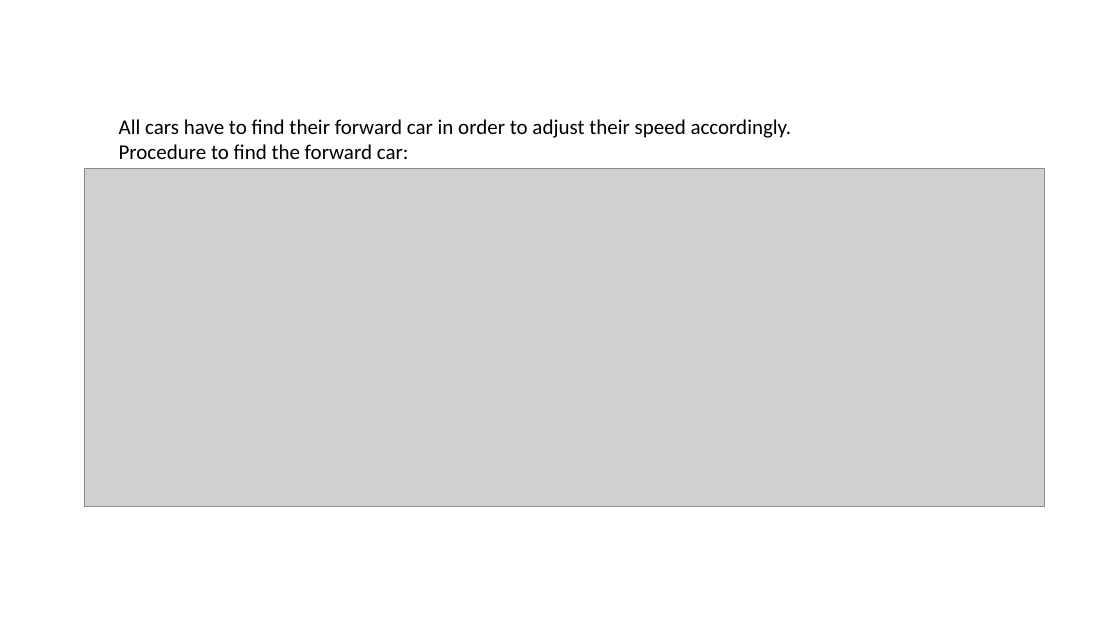
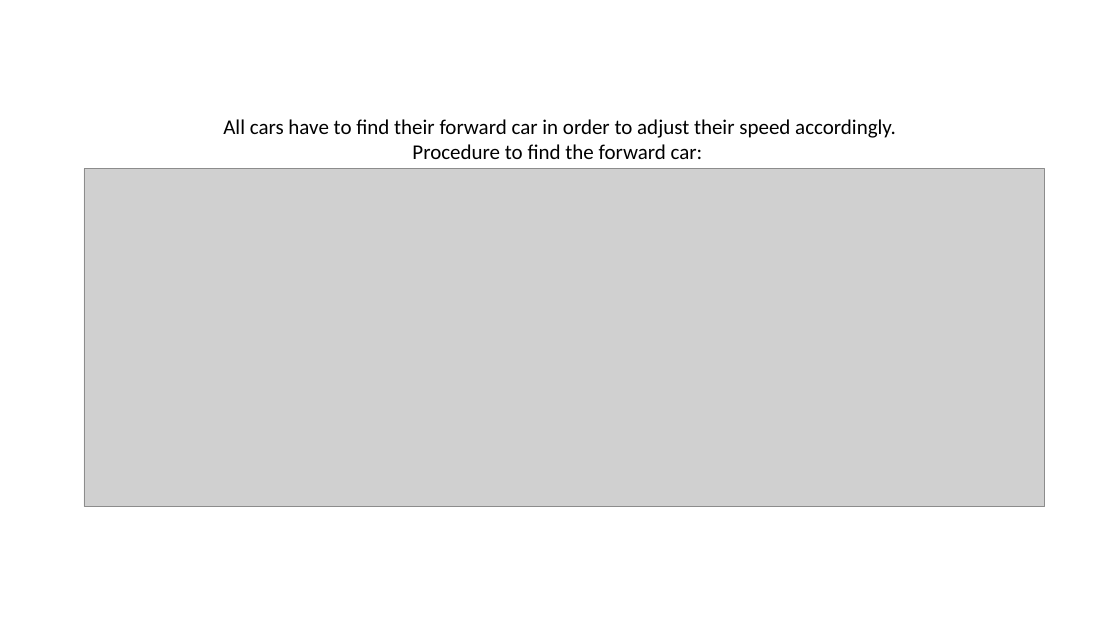
Before and after one commit to severisilvia/merging-simulation, a slide deck: slide 12 of Merging simulation.pptx (slide 9 before the commit). Drawn at 1120x630 pixels with LibreOffice and Linux fonts; fonts in the diff are those of the drawing; grey boxes stand for pictures; background and template pictures are left out. Boxes give left, top, right and bottom in pixels: in the first picture for what was removed or moved away, otherwise in the second. Text is boxed around its words. In the diff, an @@ line names an element or a change of style, - is before the commit and + after.

```diff
--- a/Merging simulation.pptx
+++ b/Merging simulation.pptx
@@ text "All cars have to find ...": place and size @@
-text "All cars have to find ..." at [119,119,792,159]
+text "All cars have to find ..." at [223,119,896,159]
@@ text "All cars have to find ..." at [223,119,896,159]: alignment left to centre @@
```
Also in this commit, not shown: 8 other slides changed, 9 slides added, 5 slides removed, 1 other file.
